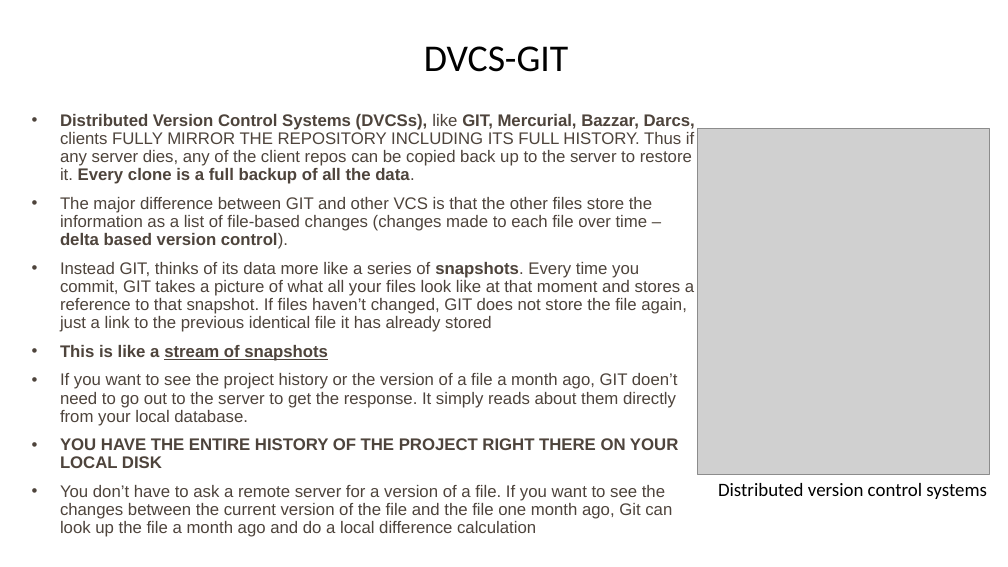
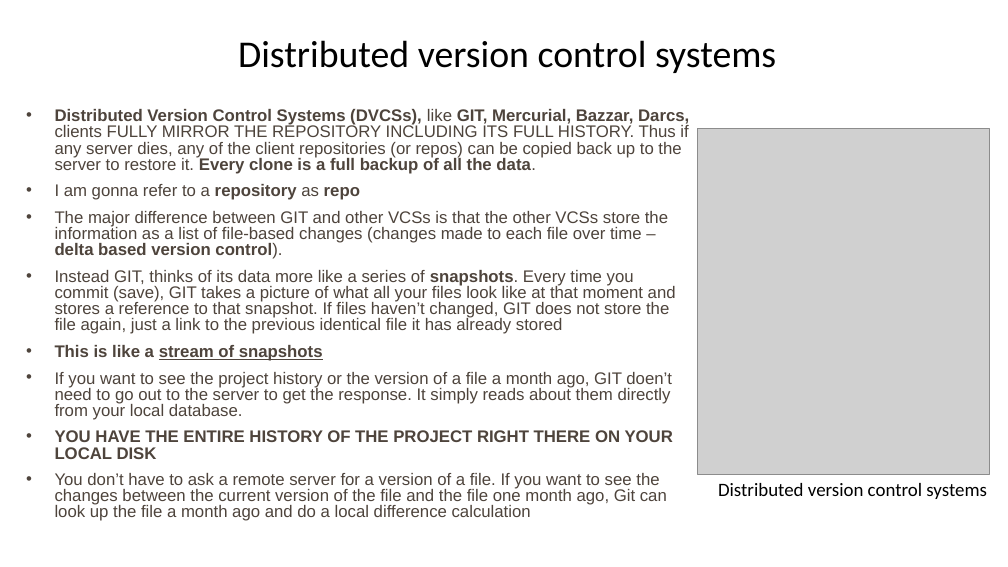
Before and after one commit to imarag/tutorials_content_imarag, a slide deck: slide 2 of GIT_tutorial.pptx. Drawn at 1008x567 pixels with LibreOffice and Linux fonts; fonts in the diff are those of the drawing; grey boxes stand for pictures. Boxes give left, top, right and bottom in pixels: in the first picture for what was removed or moved away, otherwise in the second. Text is boxed around its words. In the diff, an @@ line names an element or a change of style, - is before the commit and + after.

```diff
--- a/GIT_tutorial.pptx
+++ b/GIT_tutorial.pptx
@@ text at <box>238,40,776,73</box>: text changed @@
-DVCS-GIT
+Distributed version control systems
@@ text at <box>55,109,689,334</box>: text changed @@
-• Distributed Version Control Systems (DVCSs), like GIT, Mercurial, Bazzar, Darcs, clients FULLY MIRROR THE REPOSITORY INCLUDING ITS FULL HISTORY. Thus if any server dies, any of the client repos can be copied back up to the server to restore it. Every clone is a full backup of all the data.
-• The major difference between GIT and other VCS is that the other files store the information as a list of file-based changes (changes made to each file over time – delta based version control).
-• Instead GIT, thinks of its data more like a series of snapshots. Every time you commit, GIT takes a picture of what all your files look like at that moment and stores a reference to that snapshot. If files haven’t changed, GIT does not store the file again, just a link to the previous identical file it has already stored
+• Distributed Version Control Systems (DVCSs), like GIT, Mercurial, Bazzar, Darcs, clients FULLY MIRROR THE REPOSITORY INCLUDING ITS FULL HISTORY. Thus if any server dies, any of the client repositories (or repos) can be copied back up to the server to restore it. Every clone is a full backup of all the data.
+• I am gonna refer to a repository as repo
+• The major difference between GIT and other VCSs is that the other VCSs store the information as a list of file-based changes (changes made to each file over time – delta based version control).
+• Instead GIT, thinks of its data more like a series of snapshots. Every time you commit (save), GIT takes a picture of what all your files look like at that moment and stores a reference to that snapshot. If files haven’t changed, GIT does not store the file again, just a link to the previous identical file it has already stored
@@ text at <box>55,345,673,521</box>: line spacing 0.9 to 0.8 @@
```
Also in this commit, not shown: 26 other slides changed, 21 slides added, 2 slides removed, 1 other file.
